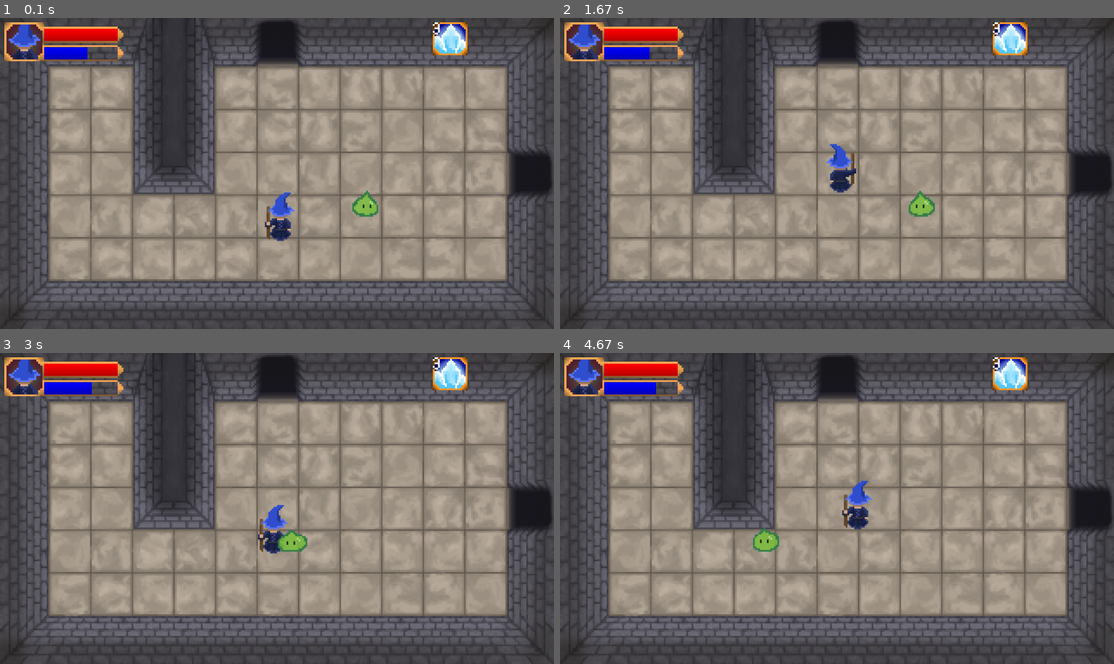
Above: before the commit, frames 1-4 (two rows, left to right).
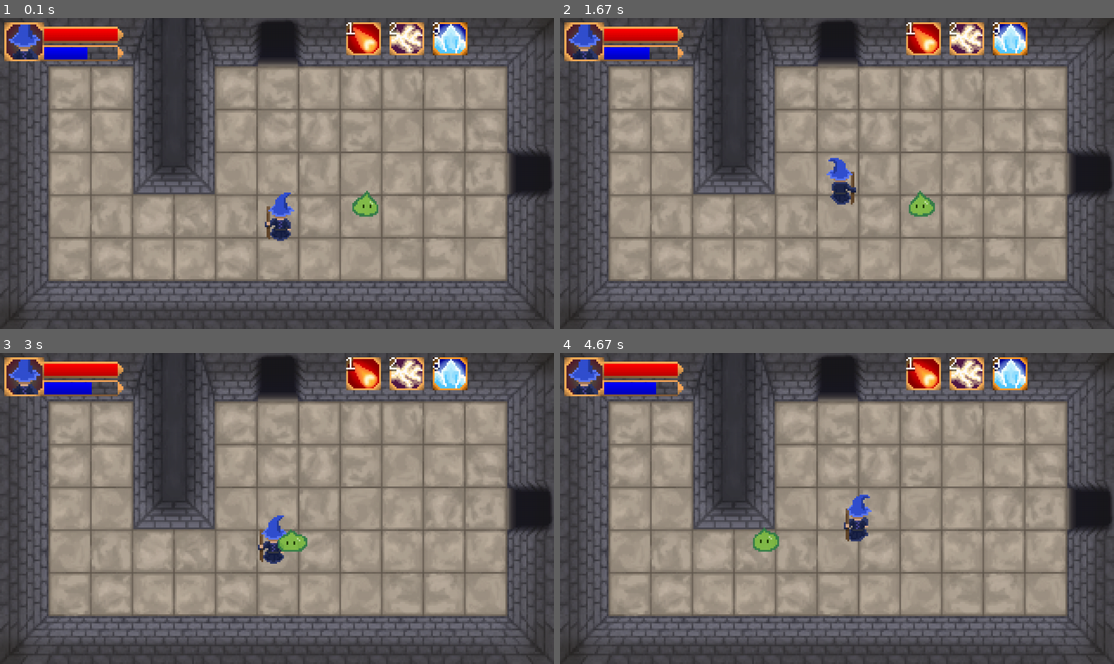
Above: after the commit, the same moments.

Repository: wmunsch/CS183-Group-Game
Game: pygame game, started from engine_Will2.py
Same seed, same stepped clock (60 frames per second), same inputs: the game is played once before the commit and once after it.
Inputs:
- Up to frame 1 (0.1 s): no input
- Up to frame 2 (1.67 s): tap 1 at 0.33 s; hold Up 1.17-1.63 s; tap 3 at 1.32 s
- Up to frame 3 (3 s): hold Right 1.67-2.13 s; tap 1 at 1.82 s; hold Left 2.17-2.7 s; tap 2 at 2.32 s; hold Down from 2.73 s (still down); tap 3 at 2.88 s
- Up to frame 4 (4.67 s): release Down at 3.03 s; hold Left 3.07-3.47 s; tap 1 at 3.22 s; hold Up 3.5-3.87 s; tap 2 at 3.65 s; hold Right 3.9-4.53 s; tap 3 at 4.05 s; hold Down from 4.57 s (still down)

The runs differ from the first frame. In frame 1, 1.3% of the frame differs, in the area x 62-77%, y 1-13%; in frame 2, 1.9%; in frame 3, 1.9%; in frame 4, 2.0%, in the area x 50-77%, y 1-61%.

Commit message:
fireball casting animation

Diff:
--- a/engine_Will2.py
+++ b/engine_Will2.py
@@ -15,6 +15,18 @@
 icenovaicongrey = pygame.image.load('graphics/icenovaicongrey.png')
 icenovaicongrey = icenovaicongrey.convert()
 icenovaicongrey = pygame.transform.scale(icenovaicongrey,(80,76))
+fireballicon = pygame.image.load('graphics/fireballicon.png')
+fireballicon = fireballicon.convert()
+fireballicon = pygame.transform.scale(fireballicon,(80,76))
+fireballicongrey = pygame.image.load('graphics/fireballicongrey.png')
+fireballicongrey = fireballicongrey.convert()
+fireballicongrey = pygame.transform.scale(fireballicongrey,(80,76))
+lightningicon = pygame.image.load('graphics/lightningicon.png')
+lightningicon = lightningicon.convert()
+lightningicon = pygame.transform.scale(lightningicon,(80,76))
+lightningicongrey = pygame.image.load('graphics/lightningicongrey.png')
+lightningicongrey = lightningicongrey.convert()
+lightningicongrey = pygame.transform.scale(lightningicongrey,(80,76))
 #blackFadeScreen.fill((255,255,255))
 #blackFadeScreen.setAlpha()
 done = False
@@ -59,6 +71,34 @@
             pygame.transform.scale(pygame.image.load('graphics/player_cast_iceF7.png'),(92,124)),
             pygame.transform.scale(pygame.image.load('graphics/player_cast_iceF8.png'),(92,124)),
             pygame.transform.scale(pygame.image.load('graphics/player_cast_iceF9.png'),(92,124))]
+        self.cast_fireball_down_ani = [pygame.transform.scale(pygame.image.load('graphics/player_fireball_downF1.png'),(92,124)),
+            pygame.transform.scale(pygame.image.load('graphics/player_fireball_downF2.png'),(92,124)),
+            pygame.transform.scale(pygame.image.load('graphics/player_fireball_downF3.png'),(92,124)),
+            pygame.transform.scale(pygame.image.load('graphics/player_fireball_downF4.png'),(92,124)),
+            pygame.transform.scale(pygame.image.load('graphics/player_fireball_downF5.png'),(92,124)),
+            pygame.transform.scale(pygame.image.load('graphics/player_fireball_downF6.png'),(92,124)),
+            pygame.transform.scale(pygame.image.load('graphics/player_fireball_downF7.png'),(92,124)),]
+        self.cast_fireball_up_ani = [pygame.transform.scale(pygame.image.load('graphics/player_fireball_upF1.png'),(92,124)),
+            pygame.transform.scale(pygame.image.load('graphics/player_fireball_upF2.png'),(92,124)),
+            pygame.transform.scale(pygame.image.load('graphics/player_fireball_upF3.png'),(92,124)),
+            pygame.transform.scale(pygame.image.load('graphics/player_fireball_upF4.png'),(92,124)),
+            pygame.transform.scale(pygame.image.load('graphics/player_fireball_upF5.png'),(92,124)),
+            pygame.transform.scale(pygame.image.load('graphics/player_fireball_upF6.png'),(92,124)),
+            pygame.transform.scale(pygame.image.load('graphics/player_fireball_upF7.png'),(92,124)),]
+        self.cast_fireball_left_ani = [pygame.transform.scale(pygame.image.load('graphics/player_fireball_leftF1.png'),(100,124)),
+            pygame.transform.scale(pygame.image.load('graphics/player_fireball_leftF2.png'),(100,124)),
+            pygame.transform.scale(pygame.image.load('graphics/player_fireball_leftF3.png'),(100,124)),
+            pygame.transform.scale(pygame.image.load('graphics/player_fireball_leftF4.png'),(100,124)),
+            pygame.transform.scale(pygame.image.load('graphics/player_fireball_leftF5.png'),(100,124)),
+            pygame.transform.scale(pygame.image.load('graphics/player_fireball_leftF6.png'),(100,124)),
+            pygame.transform.scale(pygame.image.load('graphics/player_fireball_leftF7.png'),(100,124)),]
+        self.cast_fireball_right_ani = [pygame.transform.scale(pygame.image.load('graphics/player_fireball_rightF1.png'),(100,124)),
+            pygame.transform.scale(pygame.image.load('graphics/player_fireball_rightF2.png'),(100,124)),
+            pygame.transform.scale(pygame.image.load('graphics/player_fireball_rightF3.png'),(100,124)),
+            pygame.transform.scale(pygame.image.load('graphics/player_fireball_rightF4.png'),(100,124)),
+            pygame.transform.scale(pygame.image.load('graphics/player_fireball_rightF5.png'),(100,124)),
+            pygame.transform.scale(pygame.image.load('graphics/player_fireball_rightF6.png'),(100,124)),
+            pygame.transform.scale(pygame.image.load('graphics/player_fireball_rightF7.png'),(100,124)),]
 
 ######## this converts all the colors or something which increases performance############
         for i in range(0,4):
@@ -66,6 +106,13 @@
             self.walk_left_ani[i] = self.walk_left_ani[i].convert_alpha()
             self.walk_right_ani[i] = self.walk_right_ani[i].convert_alpha()
             self.walk_down_ani[i] = self.walk_down_ani[i].convert_alpha()
+        for i in range(0,8):
+            self.cast_ice_ani[i] = self.cast_ice_ani[i].convert_alpha()
+        for i in range(0,6):
+            self.cast_fireball_down_ani[i] = self.cast_fireball_down_ani[i].convert_alpha()
+            self.cast_fireball_up_ani[i] = self.cast_fireball_up_ani[i].convert_alpha()
+            self.cast_fireball_left_ani[i] = self.cast_fireball_left_ani[i].convert_alpha()
+            self.cast_fireball_right_ani[i] = self.cast_fireball_right_ani[i].convert_alpha()
 
         #self.noi = 4
         self.current_frame = 0
@@ -80,6 +127,9 @@
         self.castingIceNova = False
         self.icenovacooldown = 0
         self.startCountingCooldown = False
+        self.isCastingIce = False
+        self.isCastingFire = False
+        self.castingFireball = False
 
 
     def update(self, pressed_keys):
@@ -95,8 +145,8 @@
             if (self.icenovacooldown % 400 == 0):
                 self.startCountingCooldown = False
                 self.icenovacooldown = 0
-############starts the cast animation##############
-        if (self.isCasting == True):
+############starts the cast for ICENOVA animation##############
+        if (self.isCastingIce == True):
             self.castingTime += 1
             if (self.castingTime % 8 == 0):
                 if (self.frameOn < 7):
@@ -112,9 +162,44 @@
                     self.frameOn +=1
                 else:
                     self.frameOn = 0
+                    self.isCastingIce = False
                     self.isCasting = False
                     self.castingTime = 0
                     self.surf = self.walk_down_ani[0]
+############# starts cast for fireball #####################
+        if (self.isCastingFire == True):
+            self.castingTime+=1
+            if (self.castingTime %7 == 0):
+                if (self.frameOn < 7):
+                    if (self.direction == 1):
+                        self.surf = self.cast_fireball_up_ani[self.frameOn]
+                        self.frameOn +=1
+                    elif (self.direction == 2):
+                        self.surf = self.cast_fireball_right_ani[self.frameOn]
+                        self.frameOn +=1
+                    elif (self.direction == 3):
+                        self.surf = self.cast_fireball_down_ani[self.frameOn]
+                        self.frameOn +=1
+                    if (self.direction == 4):
+                        self.surf = self.cast_fireball_left_ani[self.frameOn]
+                        self.frameOn +=1
+                elif (self.frameOn >= 7):
+                    #fireball.surf = fireball.animation[0]
+                    #self.castingFireball = True
+                    self.frameOn = 0
+                    self.isCastingFire = False
+                    self.isCasting = False
+                    self.castingTime = 0
+                    if (self.direction == 1):
+                        self.surf = self.walk_up_ani[0]
+                    elif (self.direction == 2):
+                        self.surf = self.walk_right_ani[0]
+                    elif (self.direction == 3):
+                        self.surf = self.walk_down_ani[0]
+                    if (self.direction == 4):
+                        self.surf = self.walk_left_ani[0]
+
+
 ######### walking up animation ##############
         if pressed_keys[pygame.K_UP]:
             if (self.isCasting == False):
@@ -196,7 +281,15 @@
                 icenova.rect.move_ip(xdistance, ydistance)
                 self.startCountingCooldown = True
                 self.mana -= 10
-                #self.castingIceNova = True
+                self.isCastingIce = True
+                self.isCasting = True
+        elif pressed_keys[pygame.K_1]:
+            if (self.isCasting == False):#(self.mana >= 10 and self.isCasting ==False):
+                #xdistance = self.rect.x - fireball.rect.x - 150
+                #ydistance = self.rect.y -fireball.rect.y - 105
+                #fireball.rect.move_ip(xdistance, ydistance)
+                #self.mana -= 5
+                self.isCastingFire = True
                 self.isCasting = True
 
 
@@ -285,7 +378,7 @@
     def update(self):
         if (self.frozen == False):
             self.distance -=1
-        print (self.distance)
+        #print (self.distance)
         if self.direction == 0:
             if (checkCollision(pygame.sprite.Sprite, self,currentroom.wallRight1) or checkCollision(pygame.sprite.Sprite, self,currentroom.wallRight2)):
                 self.direction = 1
@@ -564,7 +657,16 @@
             screen.blit(icenova.surf,icenova.rect)
 
 ####### drawing spell icons #################################
-        if (player.startCountingCooldown == False):
+        if (player.mana >=5):
+            screen.blit(fireballicon,(800,10))
+        else :
+            screen.blit(fireballicongrey,(800,10))
+
+        if (player.mana >=20):
+            screen.blit(lightningicon,(900,10))
+        else :
+            screen.blit(lightningicongrey,(900,10))
+        if (player.startCountingCooldown == False and player.mana >=10):
             screen.blit(icenovaicon,(1000,10))
         else :
             screen.blit(icenovaicongrey,(1000,10))
